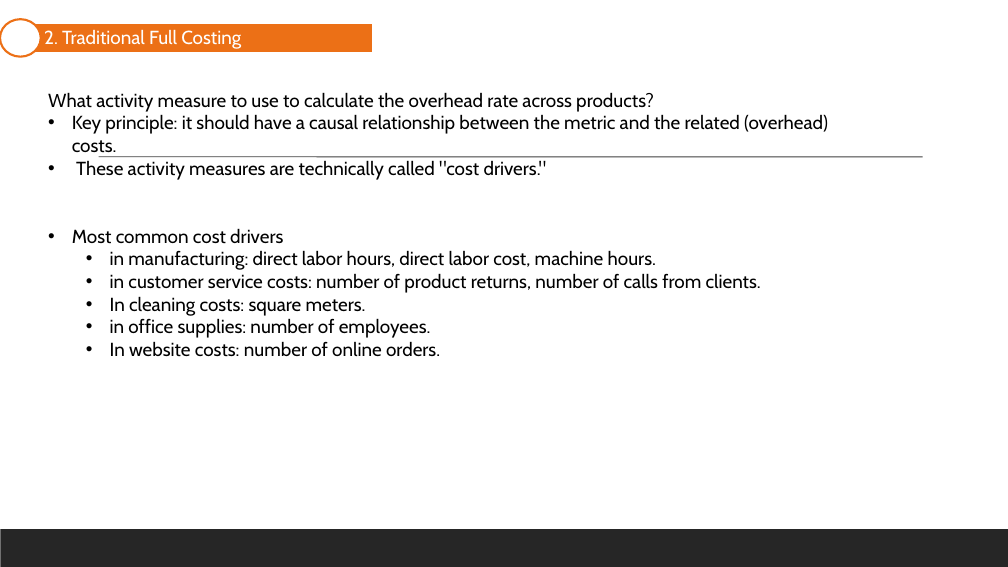
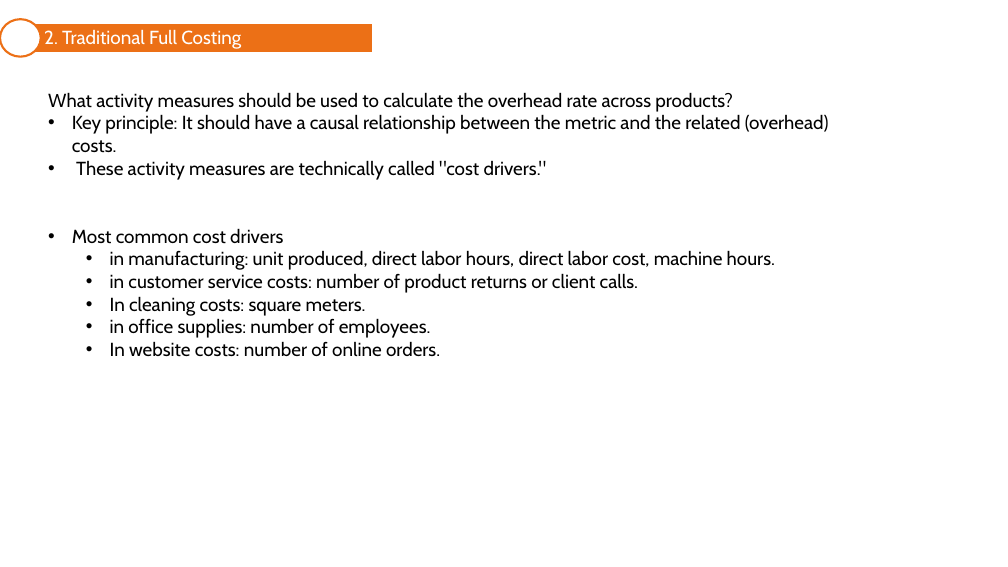
Before and after one commit to mortizm1988/lecture_financial_statements_analysis, a slide deck: slide 16 of topic_7_cost_accounting.pptx (slide 15 before the commit). Drawn at 1008x567 pixels with LibreOffice and Linux fonts; fonts in the diff are those of the drawing. Boxes give left, top, right and bottom in pixels: in the first picture for what was removed or moved away, otherwise in the second. Text is boxed around its words. In the diff, an @@ line names an element or a change of style, - is before the commit and + after.

```diff
--- a/topic_7_cost_accounting.pptx
+++ b/topic_7_cost_accounting.pptx
@@ text at box(48, 92, 829, 153): text changed @@
-What activity measure to use to calculate the overhead rate across products?
-• Key principle: it should have a causal relationship between the metric and the related (overhead) costs.
+What activity measures should be used to calculate the overhead rate across products?
+• Key principle: It should have a causal relationship between the metric and the related (overhead) costs.
@@ line removed from (99, 157) to (923, 157) @@
@@ text at box(110, 250, 775, 293): text changed @@
-  • in manufacturing: direct labor hours, direct labor cost, machine hours.
-  • in customer service costs: number of product returns, number of calls from clients.
+  • in manufacturing: unit produced, direct labor hours, direct labor cost, machine hours.
+  • in customer service costs: number of product returns or client calls.
@@ rectangle removed at box(0, 529, 1008, 567) @@
```
Also in this commit, not shown: 30 other slides changed, 4 slides added, 3 slides removed, 15 other files.
